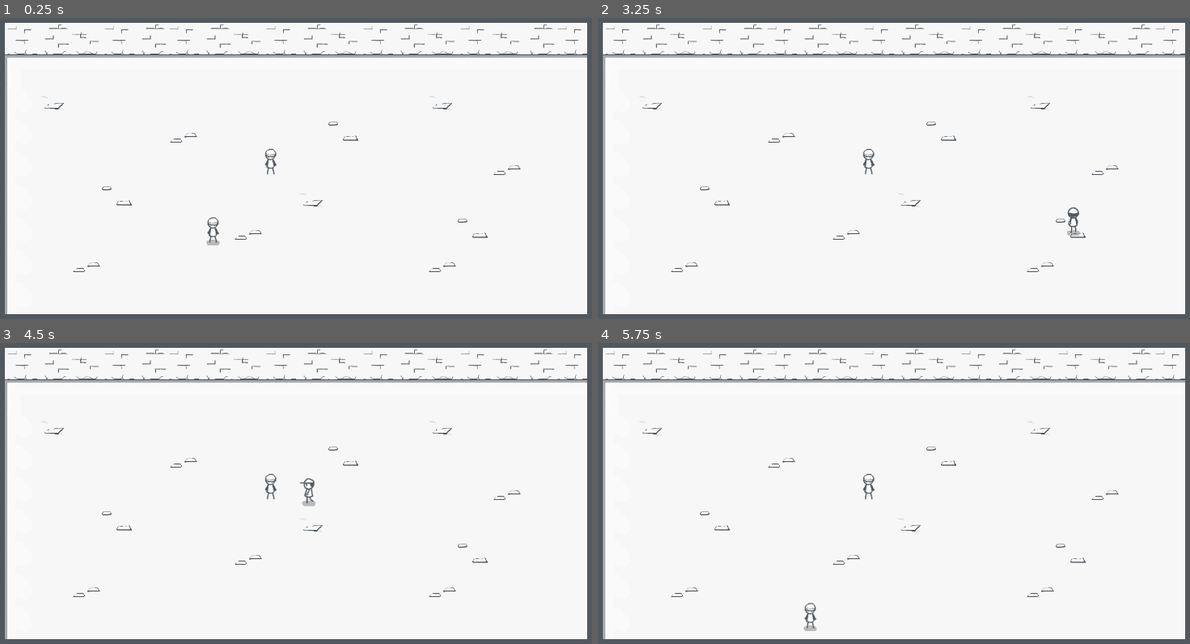
Above: before the commit, frames 1-4 (two rows, left to right).
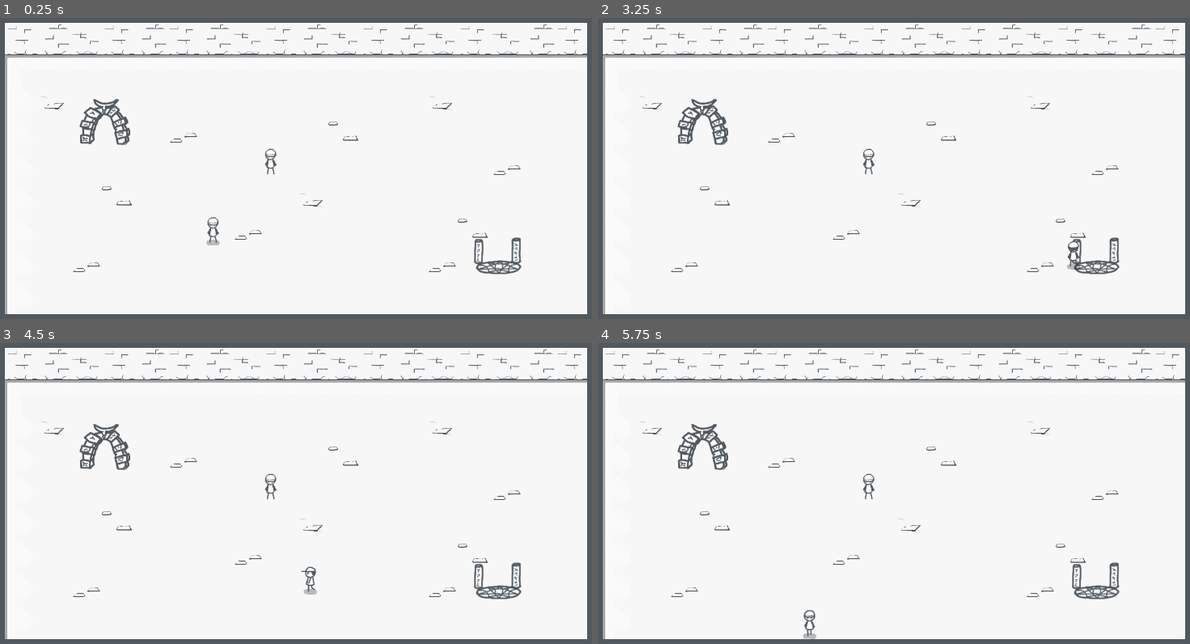
Above: after the commit, the same moments.

Repository: KMCeasyas123/indigo
Game: Godot game, scene res://levels/Development.tscn
Two runs of this game, one before a commit and one after it. Both use one fixed random seed, a clock stepped at 60 frames per second and the inputs below.
Inputs:
- Up to frame 1 (0.25 s): no input
- Up to frame 2 (3.25 s): tap Enter at 0.5 s; hold Right (right) 0.53-1.28 s; tap E (interact) every 0.75 s from 0.6 to 2.85 s; hold Down (down) 1.28-2.03 s; hold Right (right) 2.03-2.78 s; hold Up (up) from 2.78 s (still down)
- Up to frame 3 (4.5 s): release Up (up) at 3.53 s; hold Left (left) from 3.53 s (still down); tap E (interact) at 3.6, 4.35 s
- Up to frame 4 (5.75 s): release Left (left) at 5.03 s; hold Down (down) from 5.03 s (still down); tap E (interact) at 5.1 s

The runs differ from the first frame. In frame 1, 1.0% of the frame differs, in the area x 13-89%, y 26-86%; in frame 2, 1.2%; in frame 3, 1.3%; in frame 4, 1.2%.
Error in both runs: Trying to assign value of type 'Button' to a variable of type 'Label'. (res://scripts/DialogueBox.gd:8)

Commit message:
Add some props

Diff:
--- a/src/levels/Development.tscn
+++ b/src/levels/Development.tscn
@@ -1,9 +1,11 @@
-[gd_scene load_steps=6 format=2]
+[gd_scene load_steps=10 format=2]
 
 [ext_resource path="res://objects/map/BaseTileset.tres" type="TileSet" id=1]
 [ext_resource path="res://objects/Player.tscn" type="PackedScene" id=2]
 [ext_resource path="res://scripts/TestNpc.gd" type="Script" id=3]
 [ext_resource path="res://assets/player/PlayerD.png" type="Texture" id=4]
+[ext_resource path="res://objects/Portal.tscn" type="PackedScene" id=5]
+[ext_resource path="res://objects/Entrance.tscn" type="PackedScene" id=6]
 
 [sub_resource type="CapsuleShape2D" id=2]
 radius = 9.13333
@@ -34,3 +36,9 @@
 [node name="Player" parent="YSort" instance=ExtResource( 2 )]
 position = Vector2( 476, 499 )
 max_speed = 350
+
+[node name="Portal" parent="YSort" instance=ExtResource( 5 )]
+position = Vector2( 262.078, 298.511 )
+
+[node name="Entrance" parent="YSort" instance=ExtResource( 6 )]
+position = Vector2( 1041.57, 535.766 )
--- /dev/null
+++ b/src/objects/Entrance.tscn
@@ -0,0 +1,23 @@
+[gd_scene load_steps=3 format=2]
+
+[ext_resource path="res://assets/objects/Entrance.png" type="Texture" id=1]
+
+[sub_resource type="CapsuleShape2D" id=1]
+radius = 4.8221
+height = 7.3958
+
+[node name="Entrance" type="StaticBody2D"]
+
+[node name="Entrance" type="Sprite" parent="."]
+position = Vector2( 0, -11.1421 )
+texture = ExtResource( 1 )
+
+[node name="CollisionShape2D" type="CollisionShape2D" parent="."]
+position = Vector2( -41.0668, 0 )
+rotation = 1.5708
+shape = SubResource( 1 )
+
+[node name="CollisionShape2D2" type="CollisionShape2D" parent="."]
+position = Vector2( 34.2869, -1.74341 )
+rotation = 1.5708
+shape = SubResource( 1 )
--- a/src/objects/Player.tscn
+++ b/src/objects/Player.tscn
@@ -86,7 +86,7 @@
 position = Vector2( -0.149887, -27.4343 )
 frames = SubResource( 2 )
 animation = "walk_up"
-frame = 2
+frame = 3
 playing = true
 
 [node name="ActivateBox" type="Area2D" parent="."]
--- /dev/null
+++ b/src/objects/Portal.tscn
@@ -0,0 +1,20 @@
+[gd_scene load_steps=3 format=2]
+
+[ext_resource path="res://assets/objects/Portal.png" type="Texture" id=1]
+
+[sub_resource type="RectangleShape2D" id=1]
+extents = Vector2( 12.3205, 7.67651 )
+
+[node name="Portal" type="StaticBody2D"]
+
+[node name="Portal" type="Sprite" parent="."]
+position = Vector2( 0, -33.8626 )
+texture = ExtResource( 1 )
+
+[node name="CollisionShape2D" type="CollisionShape2D" parent="."]
+position = Vector2( -35.0482, -3.9528 )
+shape = SubResource( 1 )
+
+[node name="CollisionShape2D2" type="CollisionShape2D" parent="."]
+position = Vector2( 35.1459, -2.02106 )
+shape = SubResource( 1 )
--- a/src/project.godot
+++ b/src/project.godot
@@ -17,7 +17,7 @@
 
 config/name="Codename Indigo"
 run/main_scene="res://levels/Development.tscn"
-config/icon="res://icon.png"
+config/icon="res://assets/Portrait.png"
 
 [autoload]
 
Binary file added: src/assets/objects/Entrance.png
Not shown, added: src/assets/objects/Entrance.png.import
Binary file added: src/assets/objects/Portal.png
Not shown, added: src/assets/objects/Portal.png.import
Not shown, added: assetsrc/Portals.kra
